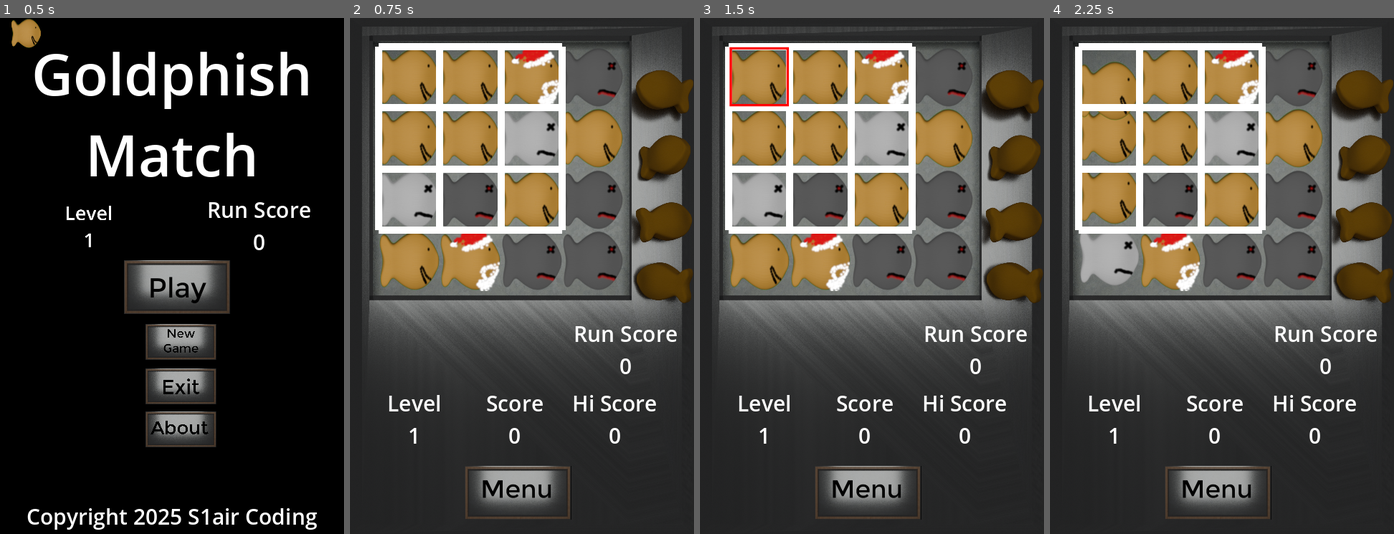
Above: before the commit, frames 1-4 (left to right).
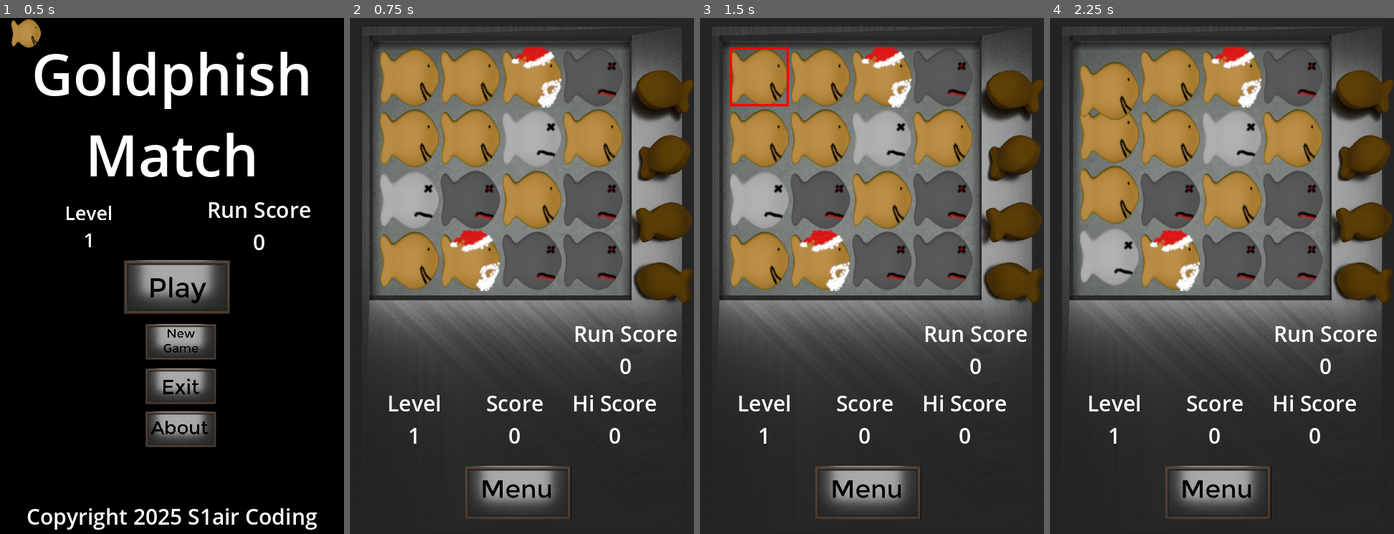
Above: after the commit, the same moments.

Repository: SecsAndCyber/GoldphishMatcher
Game: Godot game, scene res://source/menu_state.tscn
Same seed, same stepped clock (60 frames per second), same inputs: the game is played once before the commit and once after it.
Inputs (mouse positions are in pixels of both pictures, inside the frame that each line leads up to):
- Up to frame 1 (0.5 s): no input
- Up to frame 2 (0.75 s): click (528, 286) at 0.5 s
- Up to frame 3 (1.5 s): click (758, 74) at 1.27 s
- Up to frame 4 (2.25 s): click (1108, 136) at 2.02 s

Frame 1 is identical in both runs. In frame 2, 5.7% of the frame differs, in the area x 7-63%, y 4-42%; in frame 3, 5.4%; in frame 4, 5.7%.

Commit message:
Looping RepeatState

Diff:
--- a/source/scripts/board.gd
+++ b/source/scripts/board.gd
@@ -69,7 +69,21 @@
 		return clampi(_score,0,0x999999)
 
 func create(x_size, y_size):
-	Reg.HiScoreSet = false;
+	crackers.visible = true
+	for hl in highlights.get_children():
+		highlights.remove_child(hl)
+		hl.queue_free()
+	for cr in crackers.get_children():
+		crackers.remove_child(cr)
+		cr.queue_free()
+	Reg.HiScoreSet = false
+	rebuilding = false
+	rebuild_speed = .25
+	moving = false
+	moved = false
+	closing = false
+	matching = false
+	dragged = false
 	score = 0
 	combo_score = 0
 	combo_count = 0
@@ -90,6 +104,7 @@
 			crackers.add_child(blocks[r][c])
 			blocks[r][c].position.x = r * blocks[r][c].size.x * blocks[r][c].scale.x
 			blocks[r][c].position.y = c * blocks[r][c].size.y * blocks[r][c].scale.x
+	offset = blocks[0][0].size * blocks[0][0].scale * .5
 	map = [[],[]]
 	highlight_lines = [[],[]]
 	for r in range(xs):
@@ -112,7 +127,17 @@
 	if angle == 'y':
 		_nl.add_point(Vector2(blocks[0][c].position.x,blocks[0][c].position.y)+offset)
 		_nl.add_point(Vector2(blocks[xs-1][c].position.x,blocks[xs-1][c].position.y)+offset)
+	_nl.visible = false
 	return _nl
+
+func fix_line(line2d, r,c,angle) -> Line2D:
+	if angle == 'x':
+		line2d.points[0] = Vector2(blocks[r][0].position.x,blocks[r][0].position.y)+offset
+		line2d.points[1] = Vector2(blocks[r][ys-1].position.x,blocks[r][ys-1].position.y)+offset
+	if angle == 'y':
+		line2d.points[0] = Vector2(blocks[0][c].position.x,blocks[0][c].position.y)+offset
+		line2d.points[1] = Vector2(blocks[xs-1][c].position.x,blocks[xs-1][c].position.y)+offset
+	return line2d
 
 # Called when the node enters the scene tree for the first time.
 func _ready() -> void:
@@ -257,7 +282,11 @@
 				blocks_moved = true
 			else:
 				block.position.y = destination.y
-
+	if !blocks_moved and !matching:
+		for r in range(xs):
+			for c in range(ys):
+				highlight_lines[0][r] = fix_line(highlight_lines[0][r],r,c,'x')
+				highlight_lines[1][c] = fix_line(highlight_lines[1][c],r,c,'y')
 	return !blocks_moved
 
 func handle_match_state():
@@ -274,9 +303,9 @@
 		if map[1][r]:
 			new_ys -= 1
 	if new_ys > 0 and new_xs > 0:
-		var rebuild_delay:float = .2;
+		var rebuild_delay:float = .25;
 		if end_only:
-			rebuild_delay = .75;
+			rebuild_delay += .25;
 		get_tree().create_timer(rebuild_delay).timeout.connect(func():
 			hide_highlights()
 			var selected_point:Vector2i = Vector2i(selector.selection.x,selector.selection.y)
@@ -303,13 +332,11 @@
 			xs = new_xs
 			ys = new_ys
 			map = [[],[]]
-			highlight_lines = [[],[]]
+
 			for r in range(xs):
 				map[0].append(false)
-				highlight_lines[0].append(null)
 			for c in range(ys):
 				map[1].append(false)
-				highlight_lines[1].append(null)
 
 			selector.clear()
 			rebuilding = false
@@ -356,7 +383,18 @@
 		if map[1][r]:
 			highlight_lines[1][r].visible = true
 func hide_highlights():
-	pass
+	get_tree().create_timer(.0025).timeout.connect(func():
+		for c in range(xs):
+			highlight_lines[0][c].visible = false
+		for r in range(ys):
+			highlight_lines[1][r].visible = false
+		for orphan in highlight_lines[0].slice(xs):
+			if orphan.get_parent() == highlights:
+				highlights.remove_child(orphan)
+		for orphan in highlight_lines[1].slice(ys):
+			if orphan.get_parent() == highlights:
+				highlights.remove_child(orphan)
+	)
 
 func on_puzzle_item_click(_puzzle_item:PuzzleItem, location:Vector2i):
 	if(Reg.Replay): return
--- a/source/scripts/play_state.gd
+++ b/source/scripts/play_state.gd
@@ -20,10 +20,11 @@
 
 func do_setup():
 	# Do initialization here
-	Reg.RunningScore += Reg.Score
+	if !Reg.Replay:
+		Reg.RunningScore += Reg.Score
+		Reg.saveScore()
 	Reg.PS = self
 	Reg.Score = 0;
-	Reg.saveScore()
 	Reg.HiScoreSet = false;
 	Reg.Loss = false;
 
--- a/source/scripts/replay_state.gd
+++ b/source/scripts/replay_state.gd
@@ -1,8 +1,9 @@
 extends PlayState
 class_name ReplayState
 
-var replay_array = ["A-1", "A-1", "31", "B-1", "0-1", "A1"]
-var replay_level = 8 #	275
+@export var moves_to_replay = ["21", "01", "A1"]
+var replay_array : Array
+var replay_level = 1
 
 var step_active: bool = false
 # Called when the node enters the scene tree for the first time.
@@ -10,6 +11,7 @@
 	super._ready()
 	Reg.Replay = ceilf(replay_level * 0.08)
 	Reg.Levels = replay_level
+	replay_array = moves_to_replay.duplicate(true)
 	call_deferred("do_replay_setup")
 
 func do_replay_setup():
@@ -76,7 +78,11 @@
 		)
 
 func popup():
+	check_button.button_pressed = false
 	check_button.disabled = false
+	replay_array = moves_to_replay.duplicate(true)
+	call_deferred("do_setup")
+	check_button.button_pressed = true
 
 
 func _on_check_button_toggled(toggled_on: bool) -> void:
